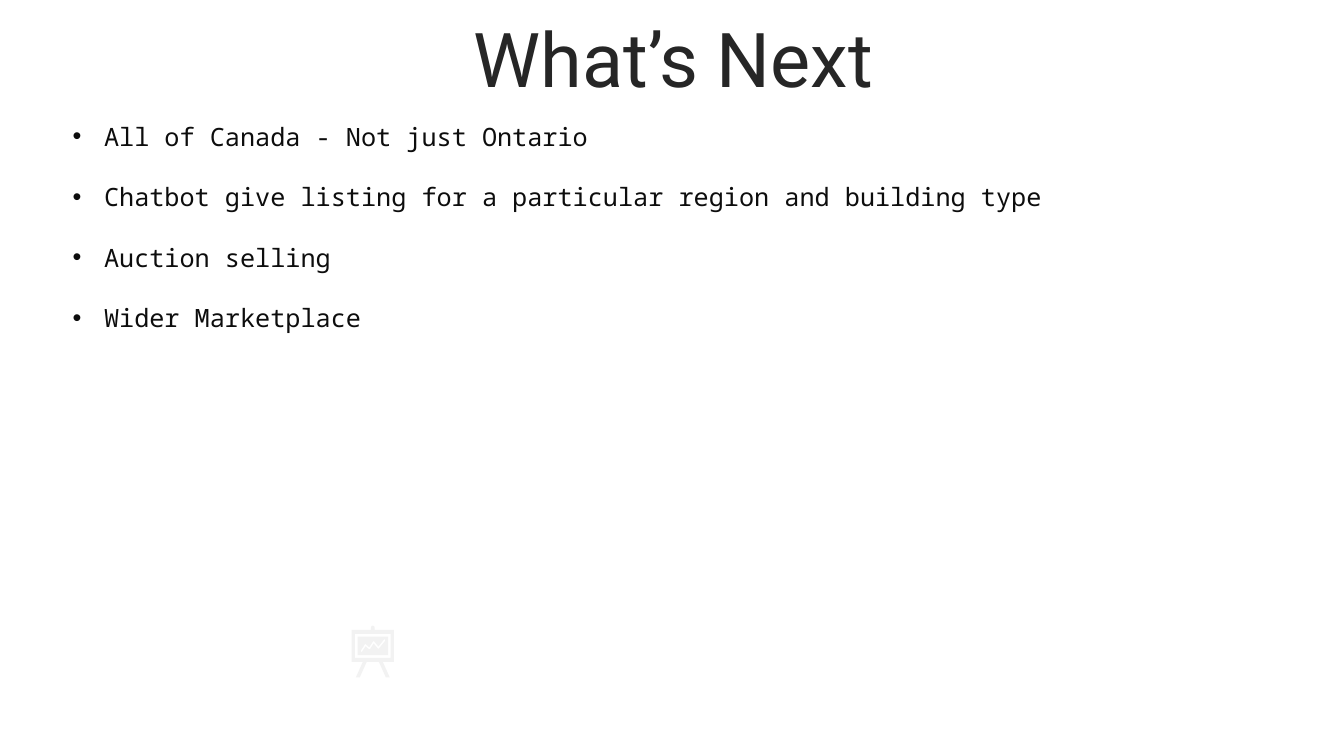
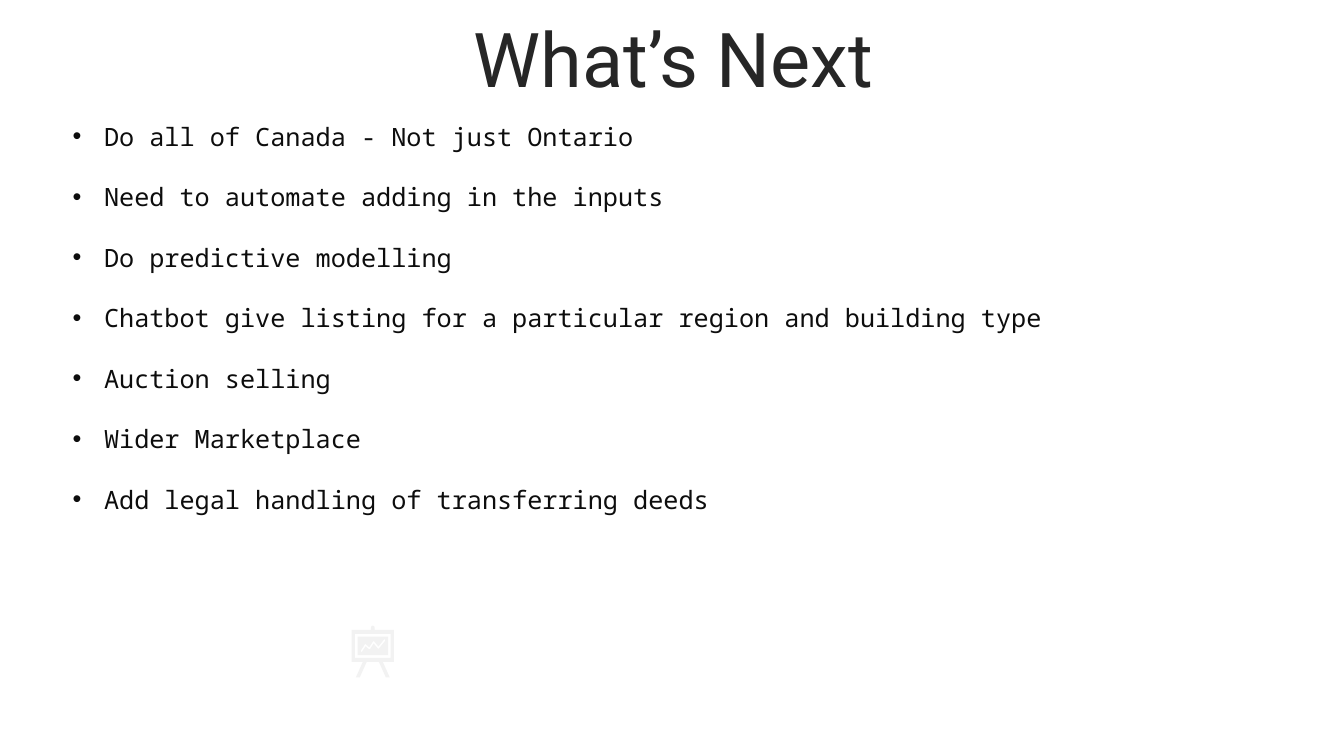
Before and after one commit to JamieMellway/FintechBootcampProject3, a slide deck: slide 4 of Presentation3.pptx. Drawn at 1344x756 pixels with LibreOffice and Linux fonts; fonts in the diff are those of the drawing. Boxes give left, top, right and bottom in pixels: in the first picture for what was removed or moved away, otherwise in the second. Text is boxed around its words. In the diff, an @@ line names an element or a change of style, - is before the commit and + after.

Commit message:
What's next

```diff
--- a/Presentation3.pptx
+++ b/Presentation3.pptx
@@ text at box(104, 126, 664, 273): text changed @@
-• All of Canada - Not just Ontario
+• Do all of Canada - Not just Ontario
+• Need to automate adding in the inputs
+• Do predictive modelling
@@ text at box(104, 489, 709, 515): paragraph added @@
+• Add legal handling of transferring deeds
```
